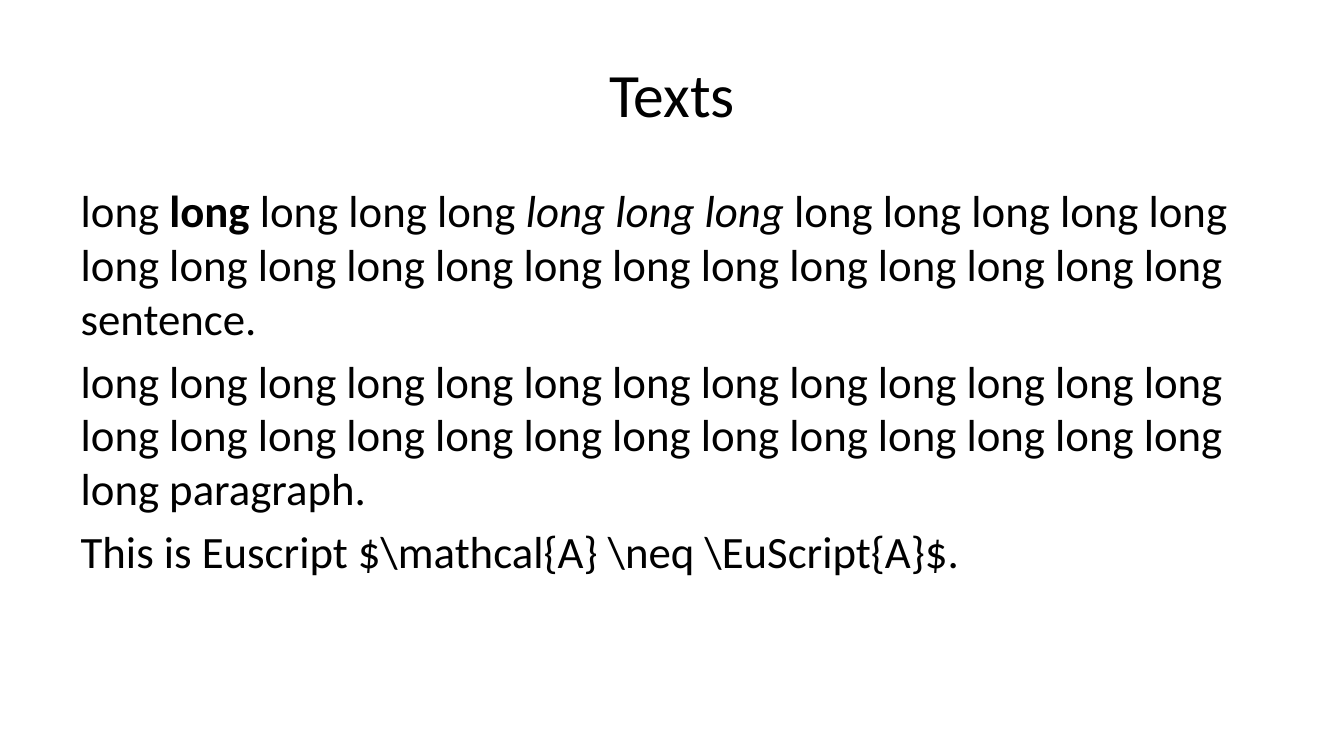
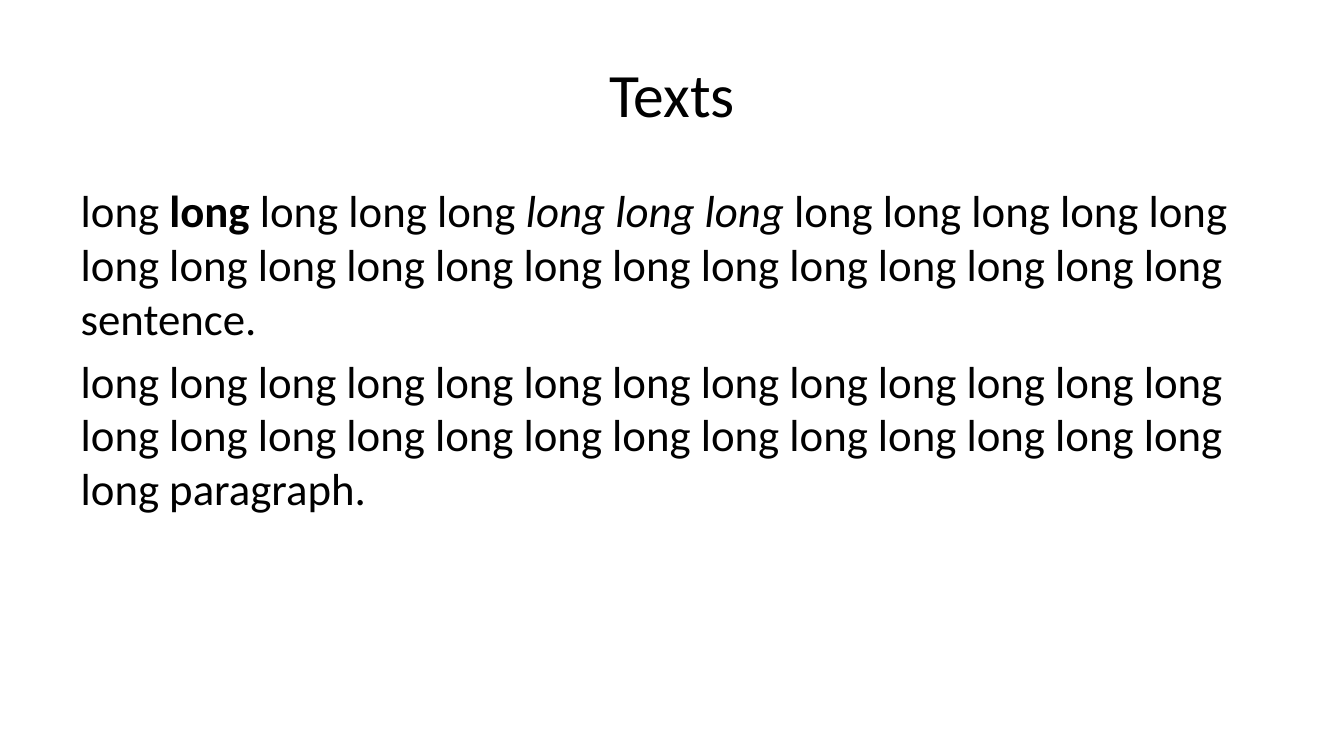
Before and after one commit to sun123zxy/sunquartex, a slide deck: slide 3 of examples/enpre.pptx. Drawn at 1344x756 pixels with LibreOffice and Linux fonts; fonts in the diff are those of the drawing. Boxes give left, top, right and bottom in pixels: in the first picture for what was removed or moved away, otherwise in the second. Text is boxed around its words. In the diff, an @@ line names an element or a change of style, - is before the commit and + after.

```diff
--- a/examples/enpre.pptx
+++ b/examples/enpre.pptx
@@ text at [81,535,959,576]: paragraph removed @@
-This is Euscript $\mathcal{A} \neq \EuScript{A}$.
```
Also in this commit, not shown: 1 other slide changed, 34 other files.
